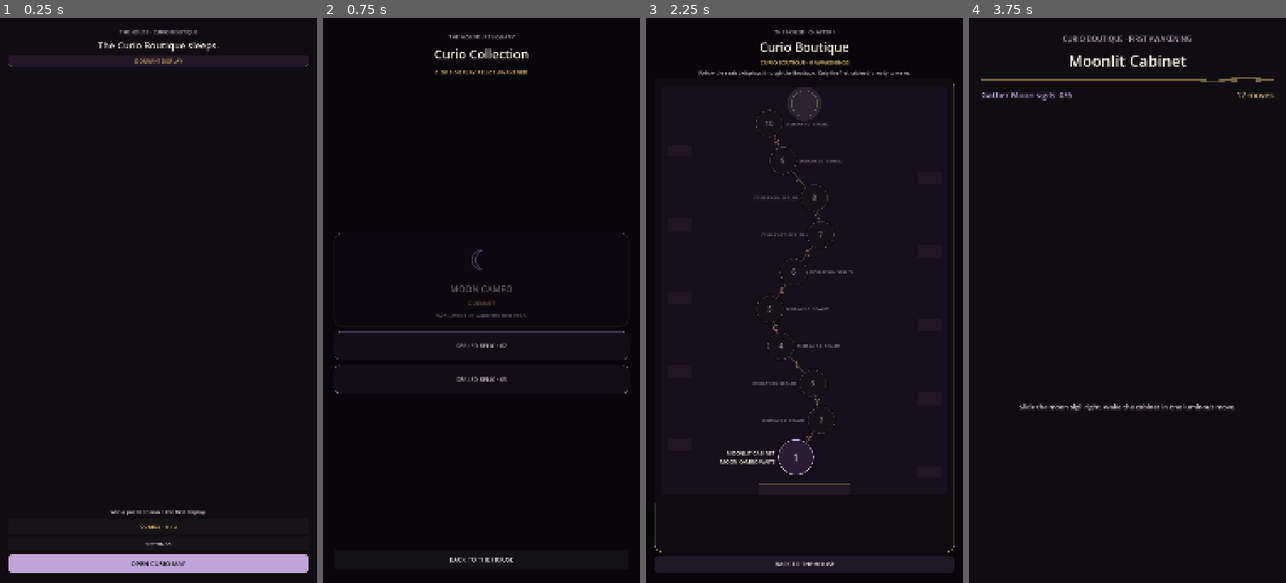
Above: before the commit, frames 1-4 (left to right).
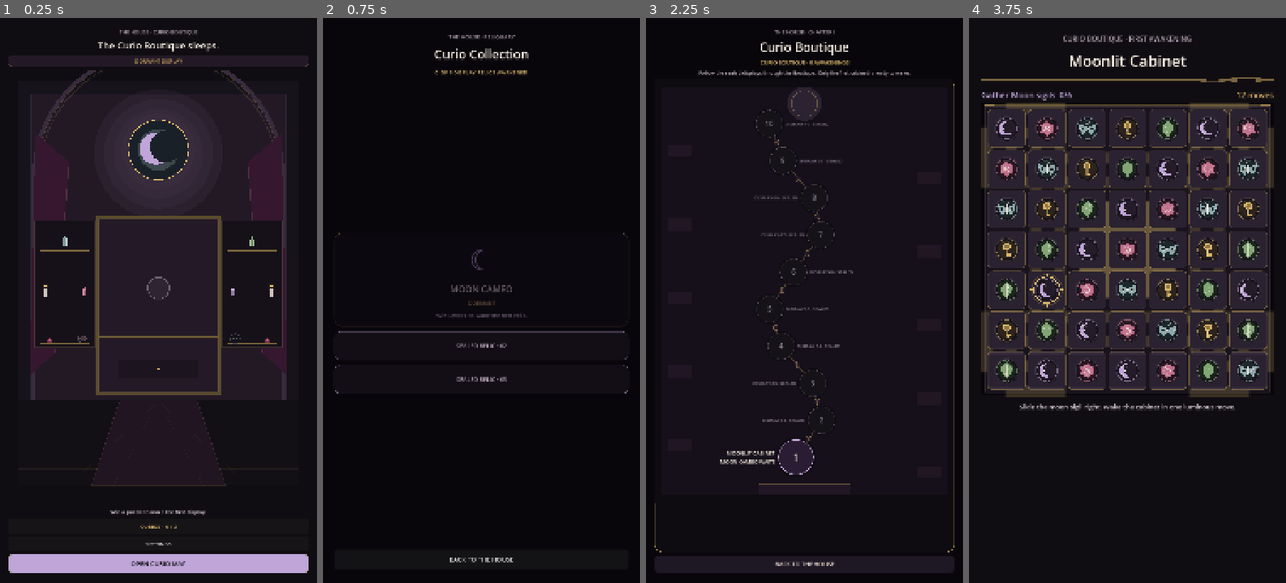
Above: after the commit, the same moments.

Repository: Jay-prodesign/akilta-match3
Game: Godot game, scene res://src/app/app_bootstrap.tscn
Two runs of this game, one before a commit and one after it. Both use one fixed random seed, a clock stepped at 60 frames per second and the inputs below.
Inputs:
- Up to frame 1 (0.25 s): no input
- Up to frame 2 (0.75 s): click "CURIOS · 0 / 3" at 0.5 s
- Up to frame 3 (2.25 s): click "BACK TO THE HOUSE" at 1.25 s; click "OPEN CURIO MAP" at 2 s
- Up to frame 4 (3.75 s): click "1" at 2.75 s; click "ENTER THE CABINET" at 3.5 s

The runs differ from the first frame. In frame 1, 13% of the frame differs, in the area x 9-91%, y 9-83%; in frame 2, nothing differs; in frame 3, nothing differs; in frame 4, 39%, in the area x 3-97%, y 15-68%.
Error before the commit: Parse Error: Cannot infer the type of "cc" variable because the value doesn't have a set type. (res://src/match3/presentation/board_view.gd:502)

Commit message:
fix: type Curio material detail vectors

Diff:
--- a/src/match3/presentation/board_view.gd
+++ b/src/match3/presentation/board_view.gd
@@ -494,12 +494,13 @@
 	var edge := Color(BONE)
 	edge.a = 0.46
 	draw_arc(moon_c, r * 0.58, PI * 0.61, PI * 1.39, 26, edge, maxf(1.3, r * 0.055))
-	for crater in [
+	var craters: Array[Vector2] = [
 		Vector2(-0.28, -0.16),
 		Vector2(-0.23, 0.22),
 		Vector2(-0.02, -0.34)
-	]:
-		var cc := moon_c + crater * r
+	]
+	for crater: Vector2 in craters:
+		var cc: Vector2 = moon_c + crater * r
 		draw_circle(cc, r * 0.055, Color(1, 1, 1, 0.14))
 		draw_arc(cc, r * 0.055, 0.0, TAU, 12, Color(0, 0, 0, 0.18), 1.0)
 	draw_circle(moon_c + Vector2(-r * 0.20, r * 0.04), r * 0.075, Color(BONE, 0.92))
--- a/src/world/curio_boutique.gd
+++ b/src/world/curio_boutique.gd
@@ -227,12 +227,13 @@
 	draw_circle(stone_center, radius * 0.78, LILAC)
 	draw_circle(stone_center + Vector2(radius * 0.29, -radius * 0.12), radius * 0.68, Color("#241C29"))
 	draw_arc(stone_center, radius * 0.62, PI * 0.60, PI * 1.40, 28, Color(BONE, 0.46), 2.0)
-	for crater in [
+	var craters: Array[Vector2] = [
 		Vector2(-0.30, -0.12),
 		Vector2(-0.20, 0.22),
 		Vector2(-0.02, -0.34)
-	]:
-		var p := stone_center + crater * radius
+	]
+	for crater: Vector2 in craters:
+		var p: Vector2 = stone_center + crater * radius
 		draw_circle(p, radius * 0.055, Color(1,1,1,0.15))
 	draw_circle(stone_center + Vector2(-radius * 0.18, radius * 0.04), radius * 0.075, BONE)
 	# Small rose wax drop makes the relic feel catalogued rather than floating.
